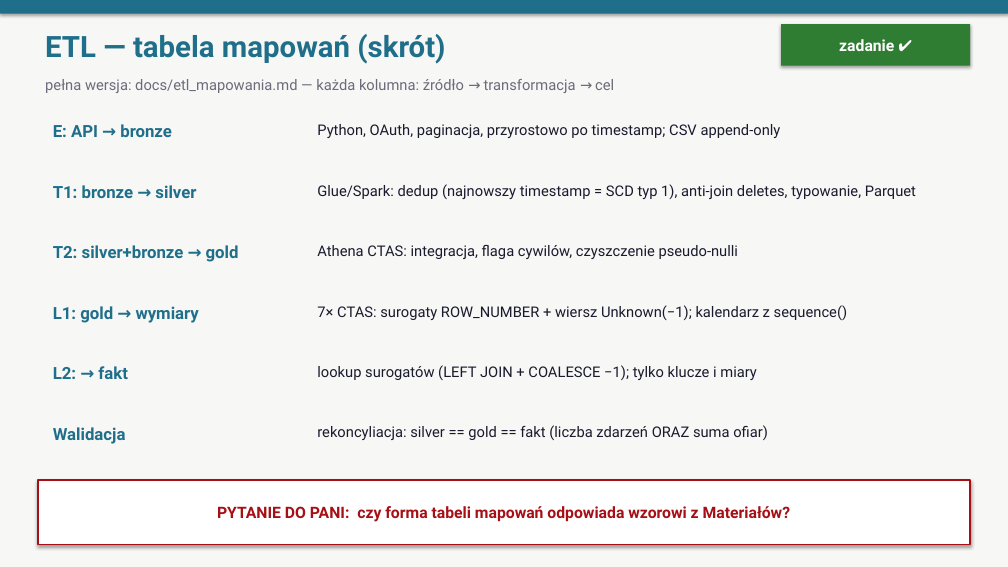
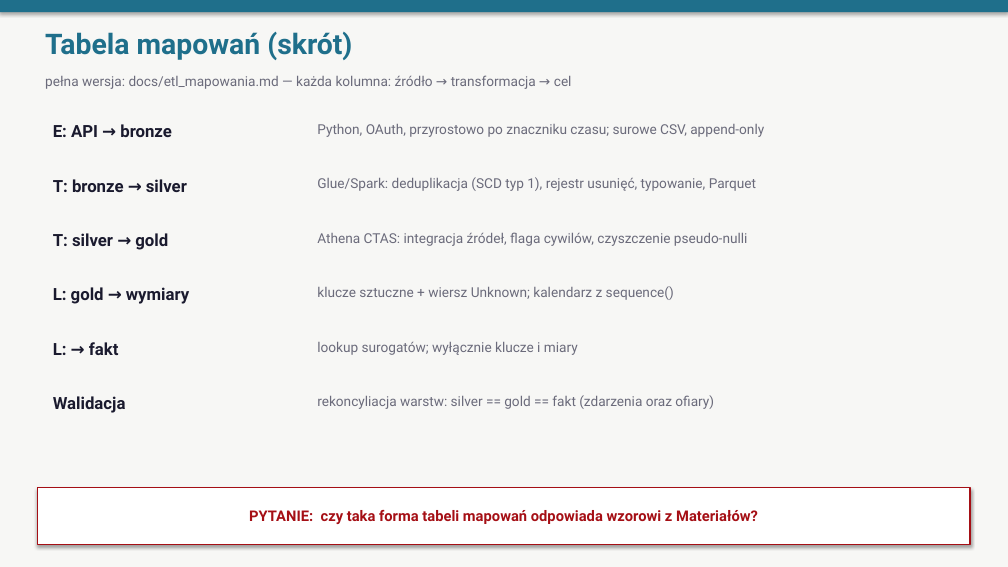
Before and after one commit to oskarfightingthekube/acled-etl-dashboard, a slide deck: slide 7 of docs/prezentacja_obrona.pptx. Drawn at 1008x567 pixels with LibreOffice and Linux fonts; fonts in the diff are those of the drawing. Boxes give left, top, right and bottom in pixels: in the first picture for what was removed or moved away, otherwise in the second. Text is boxed around its words. In the diff, an @@ line names an element or a change of style, - is before the commit and + after.

```diff
--- a/docs/prezentacja_obrona.pptx
+++ b/docs/prezentacja_obrona.pptx
@@ rectangle removed at (781, 24, 970, 66) @@
-zadanie ✔
@@ text at (45, 32, 352, 60): text changed; size 28 to 27 pt @@
-ETL — tabela mapowań (skrót)
+Tabela mapowań (skrót)
@@ text "pełna wersja: docs/etl_mapowania.md — każda ..." at (45, 75, 572, 89): size 14 to 13 pt @@
@@ text "E: API → bronze" at (53, 124, 172, 137): text colour #1F6F8B to #1A1A2E @@
@@ text at (317, 124, 764, 137): text changed; size 14 to 13 pt; text colour #1A1A2E to #6B6B7B @@
-Python, OAuth, paginacja, przyrostowo po timestamp; CSV append-only
+Python, OAuth, przyrostowo po znaczniku czasu; surowe CSV, append-only
@@ text at (53, 179, 187, 192): text changed; text colour #1F6F8B to #1A1A2E @@
-T1: bronze → silver
+T: bronze → silver
@@ text at (317, 177, 756, 191): text changed; size 14 to 13 pt; text colour #1A1A2E to #6B6B7B @@
-Glue/Spark: dedup (najnowszy timestamp = SCD typ 1), anti-join deletes, typowanie, Parquet
+Glue/Spark: deduplikacja (SCD typ 1), rejestr usunięć, typowanie, Parquet
@@ text at (53, 233, 168, 250): text changed; text colour #1F6F8B to #1A1A2E @@
-T2: silver+bronze → gold
+T: silver → gold
@@ text at (317, 232, 748, 246): text changed; size 14 to 13 pt; text colour #1A1A2E to #6B6B7B @@
-Athena CTAS: integracja, flaga cywilów, czyszczenie pseudo-nulli
+Athena CTAS: integracja źródeł, flaga cywilów, czyszczenie pseudo-nulli
@@ text at (53, 287, 189, 304): text changed; text colour #1F6F8B to #1A1A2E @@
-L1: gold → wymiary
+L: gold → wymiary
@@ text at (317, 286, 674, 300): text changed; size 14 to 13 pt; text colour #1A1A2E to #6B6B7B @@
-7× CTAS: surogaty ROW_NUMBER + wiersz Unknown(−1); kalendarz z sequence()
+klucze sztuczne + wiersz Unknown; kalendarz z sequence()
@@ text at (53, 342, 119, 355): text changed; text colour #1F6F8B to #1A1A2E @@
-L2: → fakt
+L: → fakt
@@ text at (317, 342, 578, 355): text changed; size 14 to 13 pt; text colour #1A1A2E to #6B6B7B @@
-lookup surogatów (LEFT JOIN + COALESCE −1); tylko klucze i miary
+lookup surogatów; wyłącznie klucze i miary
@@ text "Walidacja" at (53, 396, 126, 413): text colour #1F6F8B to #1A1A2E @@
@@ text "Walidacja": place and size @@
-text "Walidacja" at (53, 427, 126, 444)
+text "Walidacja" at (53, 396, 126, 413)
@@ text at (317, 395, 714, 409): text changed; size 14 to 13 pt; text colour #1A1A2E to #6B6B7B @@
-rekoncyliacja: silver == gold == fakt (liczba zdarzeń ORAZ suma ofiar)
+rekoncyliacja warstw: silver == gold == fakt (zdarzenia oraz ofiary)
@@ rectangle "PYTANIE: czy taka forma tabeli ...": place and size @@
-rectangle "PYTANIE: czy taka forma tabeli ..." at (38, 480, 970, 544)
+rectangle "PYTANIE: czy taka forma tabeli ..." at (38, 488, 970, 544)
@@ rectangle "PYTANIE: czy taka forma tabeli ..." at (38, 488, 970, 544): outline #A50F15 1.5 pt to #A50F15 1.25 pt @@
@@ text in rectangle at (249, 510, 758, 524): text changed; size 15 to 14 pt @@
-PYTANIE DO PANI: czy forma tabeli mapowań odpowiada wzorowi z Materiałów?
+PYTANIE: czy taka forma tabeli mapowań odpowiada wzorowi z Materiałów?
```
Also in this commit, not shown: 9 other slides changed, 4 slides added, 6 slides removed.
